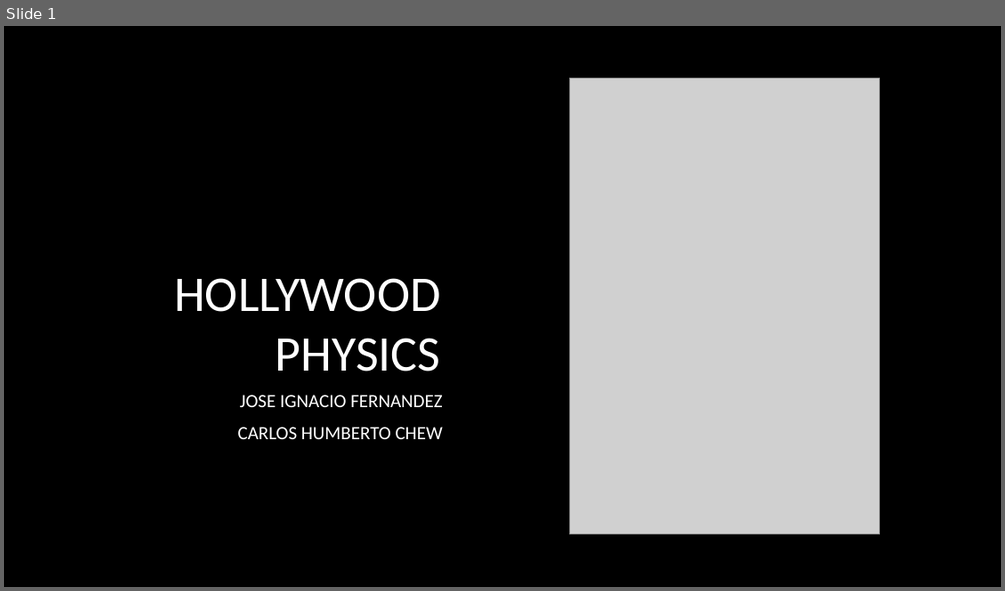
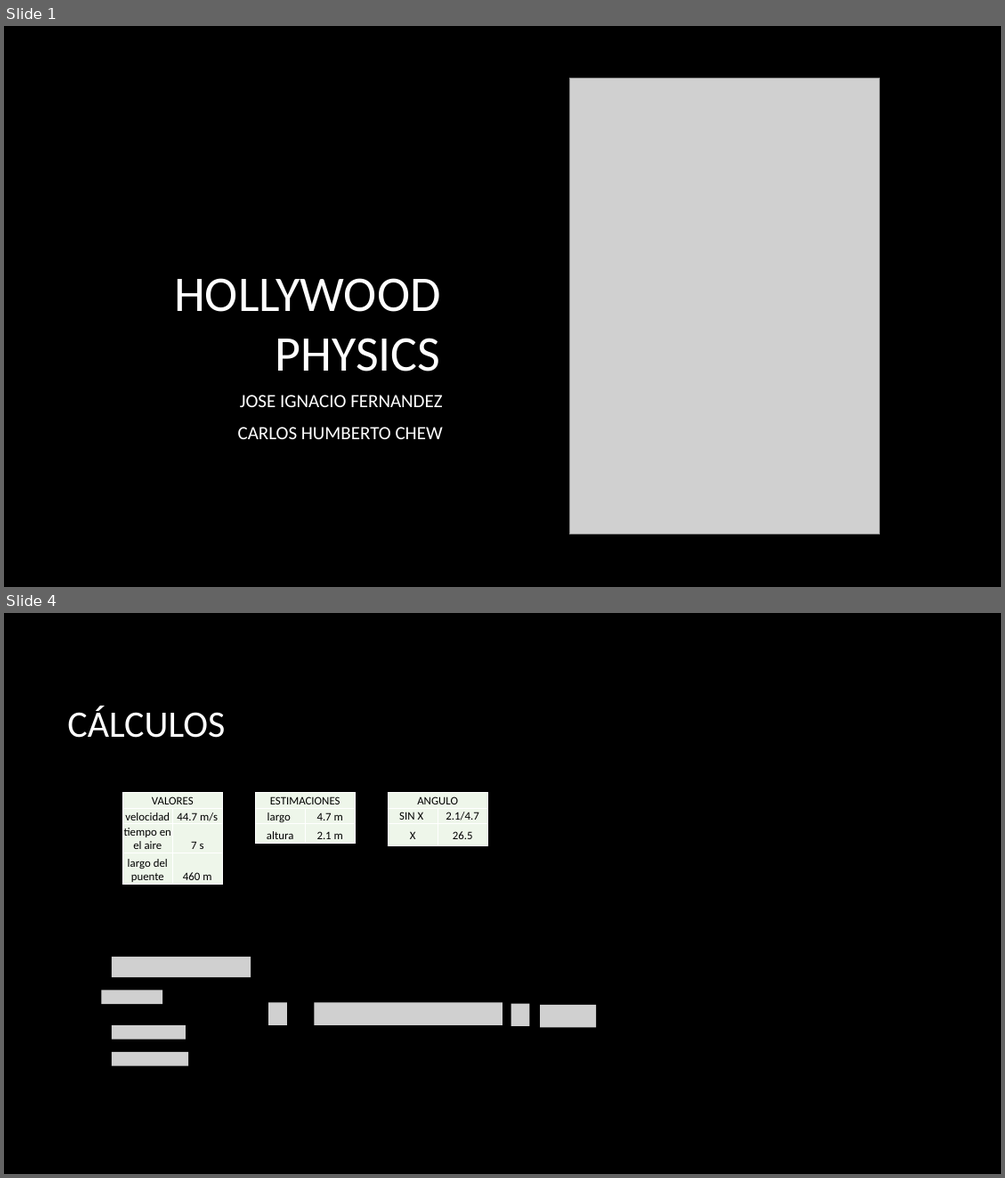
Before and after one commit to CarlosChew/HOLLYWOOD-PHYSICS, a slide deck: HOLLYWOOD PHYSICS - GONE IN 60 SECONDS.pptx. Shown one above the other, each under a label of ours: slide 1 before the commit, slides 1 and 4 after it; the slides between them are not shown. The pictures are 1005x591 and 1005x1178 pixels, drawn with LibreOffice and Linux fonts; fonts in the diff are those of the drawing; grey boxes stand for pictures; background and template pictures are left out. Boxes give left, top, right and bottom in pixels: in the first picture for what was removed or moved away, otherwise in the second. Text is boxed around its words. In the diff, an @@ line names an element or a change of style, - is before the commit and + after.

Commit message:
.pptx

```diff
--- a/HOLLYWOOD PHYSICS - GONE IN 60 SECONDS.pptx
+++ b/HOLLYWOOD PHYSICS - GONE IN 60 SECONDS.pptx
@@ slide 4 added at (4,613,1001,1174), background picture (left out) @@
@@ title added at (67,706,225,738), 36 pt, text #FFFFFF @@
+CÁLCULOS
@@ table added at (123,793,223,885), 4 rows, 2 columns @@
+VALORES | 
+velocidad | 44.7 m/s
+tiempo en el aire | 7 s
+largo del puente | 460 m
@@ table added at (255,793,356,843), 3 rows, 2 columns @@
+ESTIMACIONES | 
+largo | 4.7 m
+altura | 2.1 m
@@ table added at (388,793,488,846), 3 rows, 2 columns @@
+ANGULO | 
+SIN X | 2.1/4.7
+X | 26.5
@@ picture added at (112,957,251,977) @@
@@ picture added at (101,989,162,1004) @@
@@ picture added at (268,1003,287,1025) @@
@@ picture added at (315,1003,502,1025) @@
@@ picture added at (511,1004,530,1026) @@
@@ picture added at (540,1005,596,1027) @@
@@ picture added at (112,1025,186,1039) @@
@@ picture added at (112,1052,189,1066) @@
```
Also in this commit, not shown: 4 slides changed, 1 other slide added, 1 slide removed.
